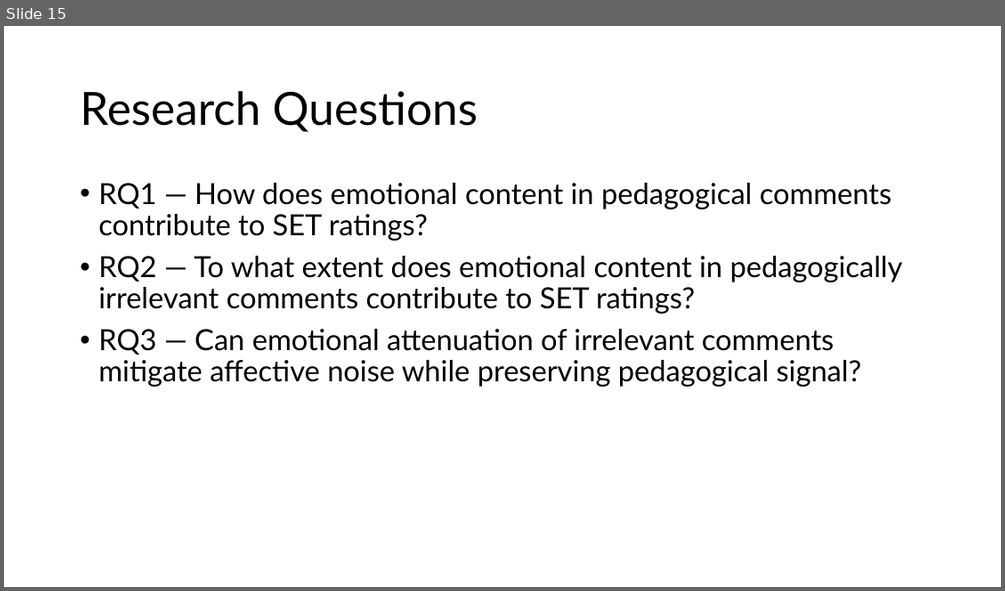
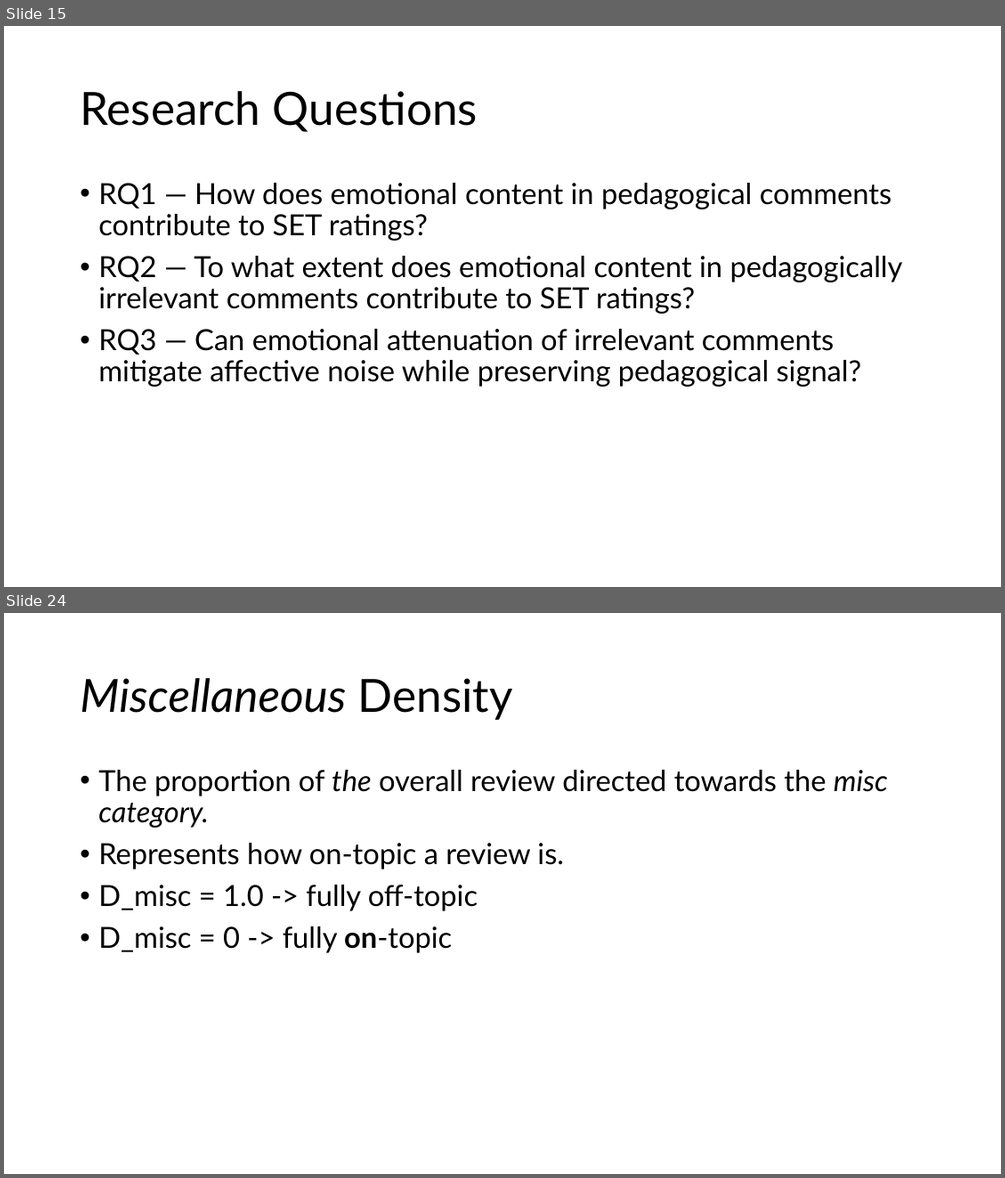
Before and after one commit to ItsSpicee/Validity-Weighted-Attenuation, a slide deck: Presentation/AMMCS PREZZY.pptx. Shown one above the other, each under a label of ours: slide 15 before the commit, slides 15 and 24 after it; the slides between them are not shown. The pictures are 1005x591 and 1005x1178 pixels, drawn with LibreOffice and Linux fonts; fonts in the diff are those of the drawing. Boxes give left, top, right and bottom in pixels: in the first picture for what was removed or moved away, otherwise in the second. Text is boxed around its words. In the diff, an @@ line names an element or a change of style, - is before the commit and + after.

```diff
--- a/Presentation/AMMCS PREZZY.pptx
+++ b/Presentation/AMMCS PREZZY.pptx
@@ slide 24 added at bbox=[4, 613, 1001, 1174], background #FFFFFF @@
@@ title added at bbox=[80, 678, 513, 720], 44 pt, text #000000, italic @@
+Miscellaneous Density
@@ text added at bbox=[98, 770, 888, 953], 28 pt, text #000000 @@
+• The proportion of the overall review directed towards the misc category.
+• Represents how on-topic a review is.
+• D_misc = 1.0 -> fully off-topic
+• D_misc = 0 -> fully on-topic
```
Also in this commit, not shown: 16 other slides added.
